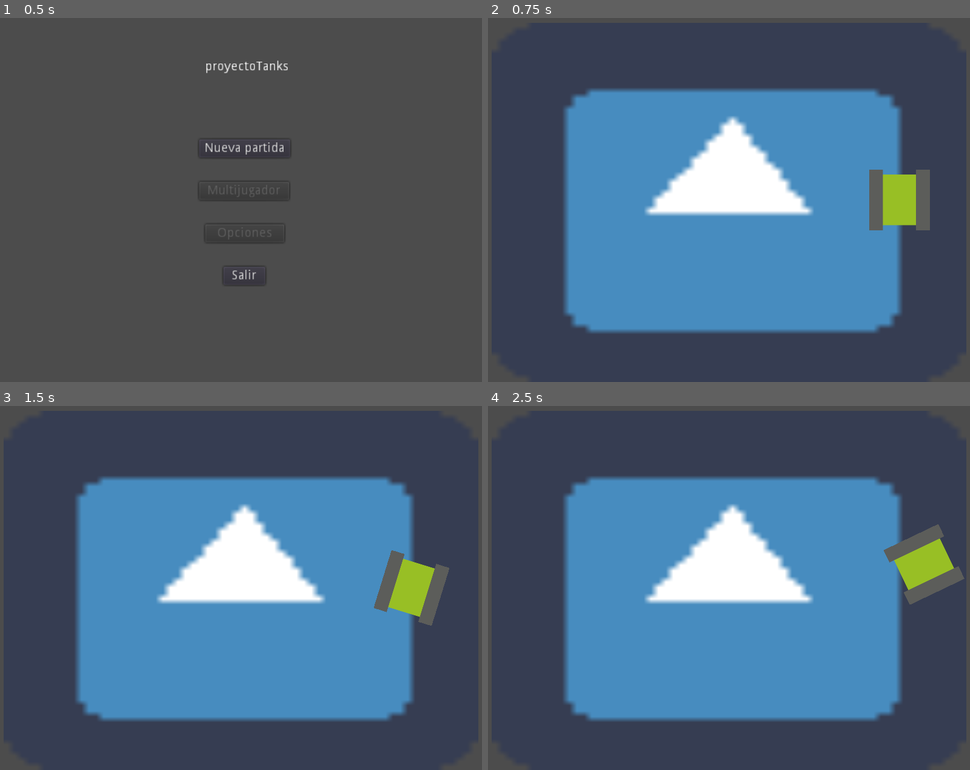
Above: before the commit, frames 1-4 (two rows, left to right).
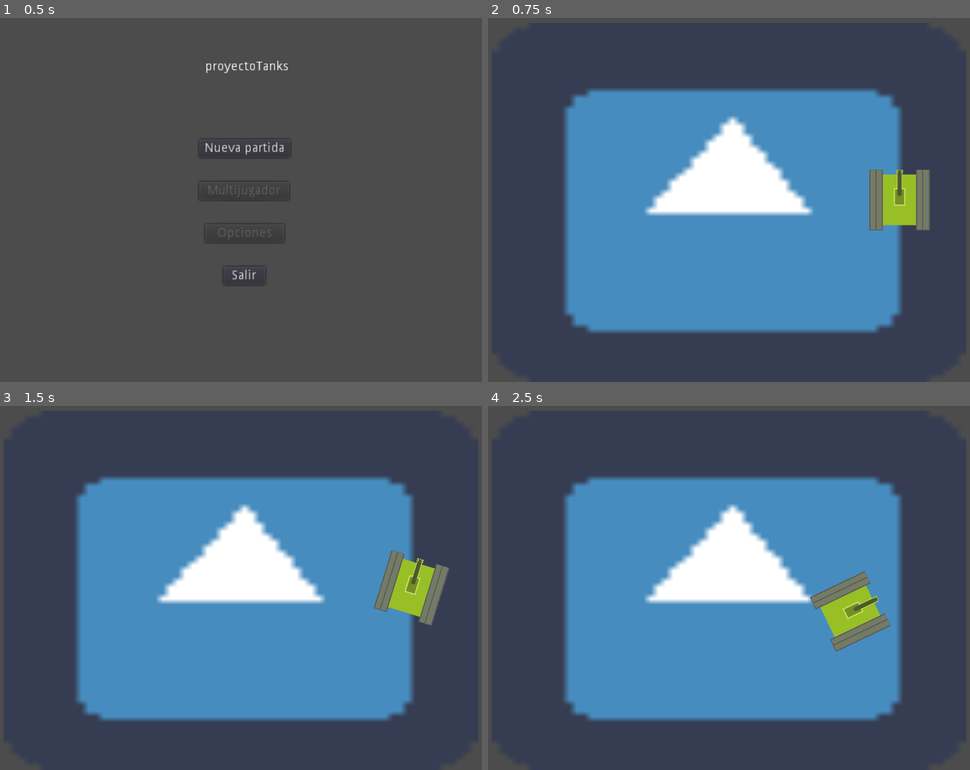
Above: after the commit, the same moments.

Repository: SergioJimenezM/proyectoTanks
Game: Godot game, scene res://escenas/MenuPrincipal.tscn
The game is run twice, just before and just after one commit, with the same random seed, the same clock (stepped at 60 frames per second) and the same inputs. The engine's default icon, where the game draws it, is replaced by a stand-in: a white triangle on a blue panel in a dark square.
Inputs:
- Up to frame 1 (0.5 s): no input
- Up to frame 2 (0.75 s): click "Nueva partida" at 0.5 s
- Up to frame 3 (1.5 s): tap Enter at 1.25 s; hold Right (ui_right) from 1.28 s (still down)
- Up to frame 4 (2.5 s): release Right (ui_right) at 2.03 s; hold Down (ui_down) from 2.03 s (still down)

Frame 1 is identical in both runs. In frame 2, 0.5% of the frame differs, in the area x 79-92%, y 41-58%; in frame 3, 0.6%; in frame 4, 3.8%, in the area x 66-99%, y 32-68%.

Commit message:
cambiado el sprite del jugador

Diff:
--- a/proyectoTanks/scripts/jugador.gd
+++ b/proyectoTanks/scripts/jugador.gd
@@ -14,9 +14,9 @@
 	if(Input.is_action_pressed("ui_left")):
 		rotationDir -= 1
 	if(Input.is_action_pressed("ui_down")):
+		velocity = Vector2(0, speed).rotated(rotation)
+	if(Input.is_action_pressed("ui_up")):
 		velocity = Vector2(0, -speed).rotated(rotation)
-	if(Input.is_action_pressed("ui_up")):
-		velocity = Vector2(0, speed).rotated(rotation)
 	if(Input.is_action_pressed("ui_cancel")):
 		pass
 
Binary file changed: proyectoTanks/sprites/tankeEstructuraAmarilla.png
